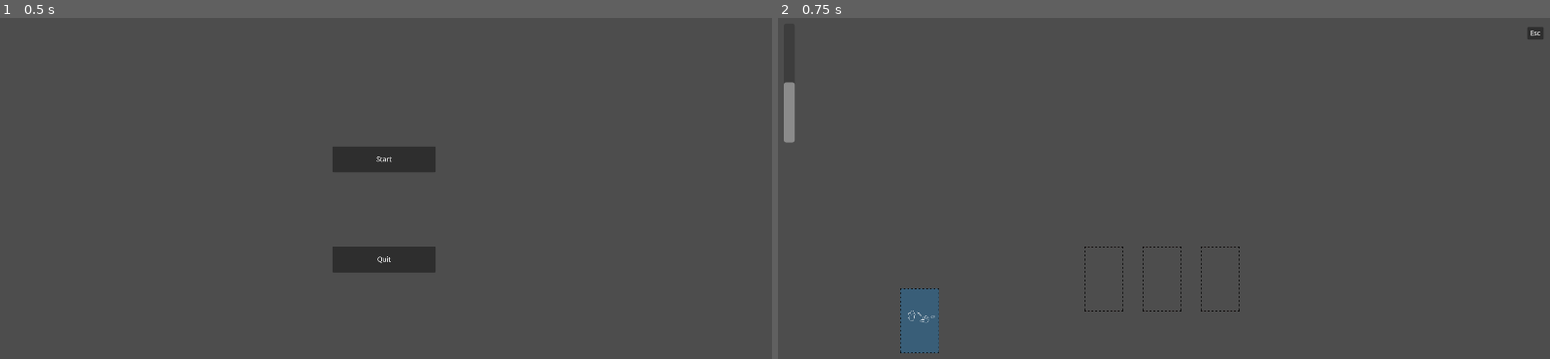
Above: before the commit, frames 1-2 (left to right).
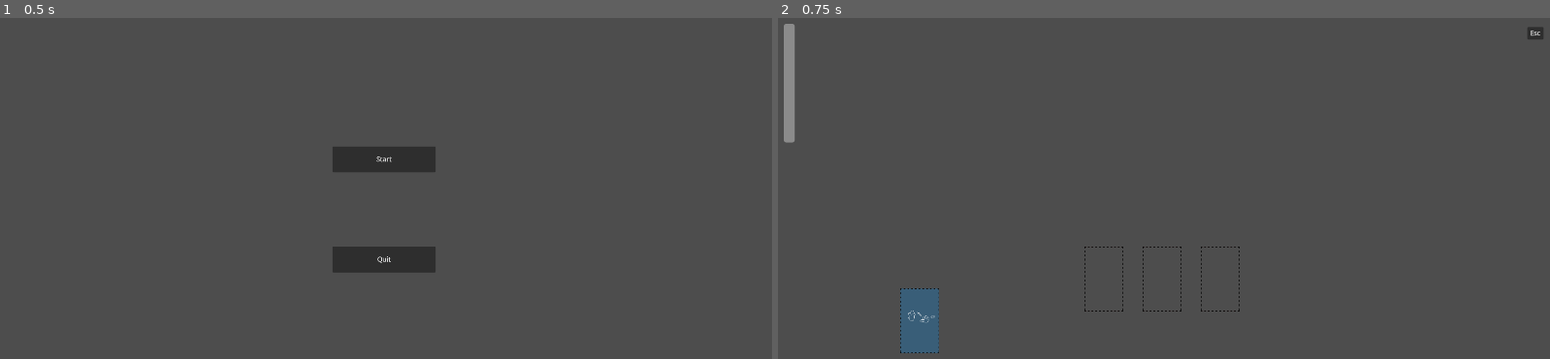
Above: after the commit, the same moments.

Repository: kchiu1/Card-Battle-Game
Game: Godot game, scene res://main/Main Menu.tscn
Same seed, same stepped clock (60 frames per second), same inputs: the game is played once before the commit and once after it. The engine's default icon, where the game draws it, is replaced by a stand-in: a white triangle on a blue panel in a dark square.
Inputs:
- Up to frame 1 (0.5 s): no input
- Up to frame 2 (0.75 s): click "Start" at 0.5 s

Frame 1 is identical in both runs. In frame 2, 0.2% of the frame differs, in the area x 0-3%, y 1-20%.

Commit message:
Added Card Data
Can now dynamically adjust cards based on data from CSV

Diff:
--- a/card-battle-game/Common/Cards/TestCard.tscn
+++ b/card-battle-game/Common/Cards/TestCard.tscn
@@ -1,7 +1,7 @@
 [gd_scene load_steps=4 format=3 uid="uid://c3piouhj4xuq0"]
 
-[ext_resource type="Texture2D" uid="uid://d3yh38u6kfiqf" path="res://icon.svg" id="1_gasdx"]
 [ext_resource type="Script" uid="uid://cntv05t1xicpe" path="res://Common/Cards/TestCard.gd" id="1_wxwo3"]
+[ext_resource type="Texture2D" uid="uid://cv1nc3yyw13ia" path="res://Assets/Card.png" id="2_d8w1m"]
 
 [sub_resource type="RectangleShape2D" id="RectangleShape2D_6ma3f"]
 size = Vector2(96, 160)
@@ -12,13 +12,30 @@
 
 [node name="CardImage" type="Sprite2D" parent="."]
 position = Vector2(0, 4.5474735e-13)
-scale = Vector2(0.75, 1.2500001)
-texture = ExtResource("1_gasdx")
+scale = Vector2(0.533, 0.604)
+texture = ExtResource("2_d8w1m")
+
+[node name="ClashValue" type="RichTextLabel" parent="."]
+modulate = Color(0, 0, 0, 1)
+offset_left = -24.0
+offset_top = 48.0
+offset_right = 24.0
+offset_bottom = 96.0
+text = "2-3"
+horizontal_alignment = 1
 
 [node name="Area2D" type="Area2D" parent="."]
 
 [node name="CollisionShape2D" type="CollisionShape2D" parent="Area2D"]
 shape = SubResource("RectangleShape2D_6ma3f")
 
+[node name="Name" type="RichTextLabel" parent="."]
+modulate = Color(0, 0, 0, 1)
+offset_left = -48.0
+offset_top = -72.0
+offset_right = 48.0
+offset_bottom = -40.0
+horizontal_alignment = 1
+
 [connection signal="mouse_entered" from="Area2D" to="." method="_on_area_2d_mouse_entered"]
 [connection signal="mouse_exited" from="Area2D" to="." method="_on_area_2d_mouse_exited"]
--- a/card-battle-game/Data/CardList.csv
+++ b/card-battle-game/Data/CardList.csv
@@ -1,6 +1,6 @@
 id,name,type,min,max,effects,attached_items
-1, "Slash", "attack",2,4,[],[]
-2, "Block", "defense",1,3,[],[]
-10,"Magic Missile","attack",3,5,[def_pen],[]
-11,"Mana Shield","defense",5,5,[atk_down],[]
-12,"Fireball","attack",4,6,[burn;def_pen],[]
+1,Slash,attack,2,4,[],[]
+2,Block,defense,1,3,[],[]
+10,Magic Missile,attack,3,5,[def_pen],[]
+11,Mana Shield,defense,5,5,[atk_down],[]
+12,Fireball,attack,4,6,[burn;def_pen],[]
--- a/card-battle-game/Scenes/BoardScene/Board.tscn
+++ b/card-battle-game/Scenes/BoardScene/Board.tscn
@@ -3,7 +3,7 @@
 [ext_resource type="Script" uid="uid://csgt6qywykds" path="res://Scenes/BoardScene/card_manager.gd" id="1_37q8m"]
 [ext_resource type="Script" uid="uid://b2i6k128qmmkp" path="res://Scenes/BoardScene/player_hand.gd" id="3_37q8m"]
 [ext_resource type="PackedScene" uid="uid://k6d085dajdi" path="res://Scenes/BoardScene/card_slot.tscn" id="3_ekcd8"]
-[ext_resource type="PackedScene" uid="uid://dhswr4bkc1v30" path="res://Scenes/Deck/deck.tscn" id="4_ld0d1"]
+[ext_resource type="PackedScene" uid="uid://dhswr4bkc1v30" path="res://Scenes/Deck/Deck.tscn" id="4_ld0d1"]
 [ext_resource type="Script" uid="uid://b3orjos4qscw7" path="res://Scenes/BoardScene/input_manager.gd" id="6_d28g4"]
 
 [node name="Board" type="Node2D"]
--- a/card-battle-game/Scenes/BoardScene/deck.gd
+++ b/card-battle-game/Scenes/BoardScene/deck.gd
@@ -2,19 +2,38 @@
 
 const CARD_SCENE_PATH = "res://Common/Cards/TestCard.tscn"
 const CARD_DRAW_SPEED = 0.5
+const PLAYER_HAND_SIZE = 3
 
-var player_deck = ["Bot", "Bot", "Bot"]
+var player_deck = [1, 1, 1, 1, 2, 2, 2, 3, 4]
+var discard = []
+var card_database_reference
+var card_scene = preload(CARD_SCENE_PATH)
 
 # Called when the node enters the scene tree for the first time.
 func _ready() -> void:
-    pass # Replace with function body.
+    player_deck.shuffle()
+    var CardDatabase = preload("res://Scripts/Cards/CardDatabase.gd")
+    card_database_reference = CardDatabase.new()
+    card_database_reference.load_cards()
 
 
 func draw_card():
 
-    var card_scene = preload(CARD_SCENE_PATH)
+    while($"../PlayerHand".player_hand.size() < PLAYER_HAND_SIZE):
+        if(player_deck.is_empty()):
+            discard.shuffle()
+            player_deck.append_array(discard)
+            discard.clear()
 
-    var new_card = card_scene.instantiate()
-    $"../CardManager".add_child(new_card)
-    new_card.name = "Card"
-    $"../PlayerHand".add_card_to_hand(new_card, CARD_DRAW_SPEED)
+        var card_drawn = player_deck[0]
+        discard.append(player_deck.pop_front())
+
+        var new_card = card_scene.instantiate()
+        var card_image_path = str("res://Assets/" + card_database_reference.cards[card_drawn]["name"] + "Card.png")
+        new_card.get_node("CardImage").texture = load(card_image_path)
+        new_card.get_node("ClashValue").text = str(card_database_reference.cards[card_drawn]["min"]) + "-" + str(card_database_reference.cards[card_drawn]["max"])
+        new_card.get_node("Name").text = card_database_reference.cards[card_drawn]["name"]
+        $"../PlayerHand".add_card_to_hand(new_card, CARD_DRAW_SPEED)
+
+        $"../CardManager".add_child(new_card)
+        new_card.name = "Card"
--- a/card-battle-game/Scenes/Deck/Deck.tscn
+++ b/card-battle-game/Scenes/Deck/Deck.tscn
@@ -23,3 +23,9 @@
 
 [node name="CollisionShape2D" type="CollisionShape2D" parent="Transform/Area2D"]
 shape = SubResource("RectangleShape2D_5gban")
+
+[node name="RichTextLabel" type="RichTextLabel" parent="Transform/Area2D"]
+offset_left = -24.0
+offset_top = -24.0
+offset_right = 24.0
+offset_bottom = 24.0
--- a/card-battle-game/Scenes/FightScene/FightScene.tscn
+++ b/card-battle-game/Scenes/FightScene/FightScene.tscn
@@ -12,7 +12,7 @@
 offset_right = 318.45203
 offset_bottom = 345.45203
 rotation = -1.5707964
-value = 50.0
+value = 100.0
 show_percentage = false
 
 [node name="Main Menu" type="Button" parent="."]
--- a/card-battle-game/Scripts/Cards/CardDatabase.gd
+++ b/card-battle-game/Scripts/Cards/CardDatabase.gd
@@ -4,35 +4,50 @@
 var cards: Dictionary = {}
 
 func _ready():
-	var file = FileAccess.open("res://data/CardList.csv", FileAccess.READ)
-	if file:
-		var header = file.get_line().strip_edges().split(",")
-		while not file.eof_reached():
-			var line = file.get_line().strip_edges()
-			if line == "":
-				continue
-			var data = line.split(",")
-			if data.size() < header.size():
-				continue
-			var card_data = {}
-			for i in range(header.size()):
-				card_data[header[i]] = data[i]
-			var id = int(card_data["id"])
-			cards[id] = card_data
-		file.close()
-	else:
-		print("Failed to open CardList.csv")
+    load_cards()
+
+func load_cards():
+    var file = FileAccess.open("res://data/CardList.csv", FileAccess.READ)
+    if not file:
+        print("Failed to open CardList.csv")
+        return
+
+    var header = file.get_line().strip_edges().split(",")
+    while not file.eof_reached():
+        var line = file.get_line().strip_edges()
+        if line == "":
+            continue
+        var data = line.split(",")
+        if data.size() < header.size():
+            continue
+        var card_data = {}
+        for i in range(header.size()):
+            var key = header[i]
+            var value = data[i].strip_edges()
+            if value.begins_with("[") and value.ends_with("]"):
+                var inner = value.substr(1, value.length() - 2)
+                if inner == "":
+                    card_data[key] = []
+                else:
+                    card_data[key] = inner.split(";", false)
+            else:
+                card_data[key] = value
+
+        var id = int(card_data["id"])
+        cards[id] = card_data
+    print(cards)
+    file.close()
 
 func get_card(card_id: int) -> Card:
-	if not cards.has(card_id):
-		print("Card not found: %d" % card_id)
-		return null
+    if not cards.has(card_id):
+        print("Card not found: %d" % card_id)
+        return null
 
-	var card = cards[card_id]
-	return Card.new(
-		card["name"],
-		int(card["value_min"]),
-		int(card["value_max"]),
-		card["type"],
-		card["effects"].split(";", false)
-	)
+    var card = cards[card_id]
+    return Card.new(
+        card["name"],
+        int(card["min"]),
+        int(card["max"]),
+        card["type"],
+        card["effects"]
+    )
Renamed: card-battle-game/Assets/Defend.png -> card-battle-game/Assets/BlockCard.png
Not shown, changed: card-battle-game/Assets/BlockCard.png.import
Binary file added: card-battle-game/Assets/Card.png
Not shown, added: card-battle-game/Assets/Card.png.import
Renamed: card-battle-game/Assets/Attack.png -> card-battle-game/Assets/SlashCard.png
Not shown, changed: card-battle-game/Assets/SlashCard.png.import
Binary file changed: card-battle-game/Data/CardList.name.translation
Binary file changed: card-battle-game/Data/CardList.type.translation
